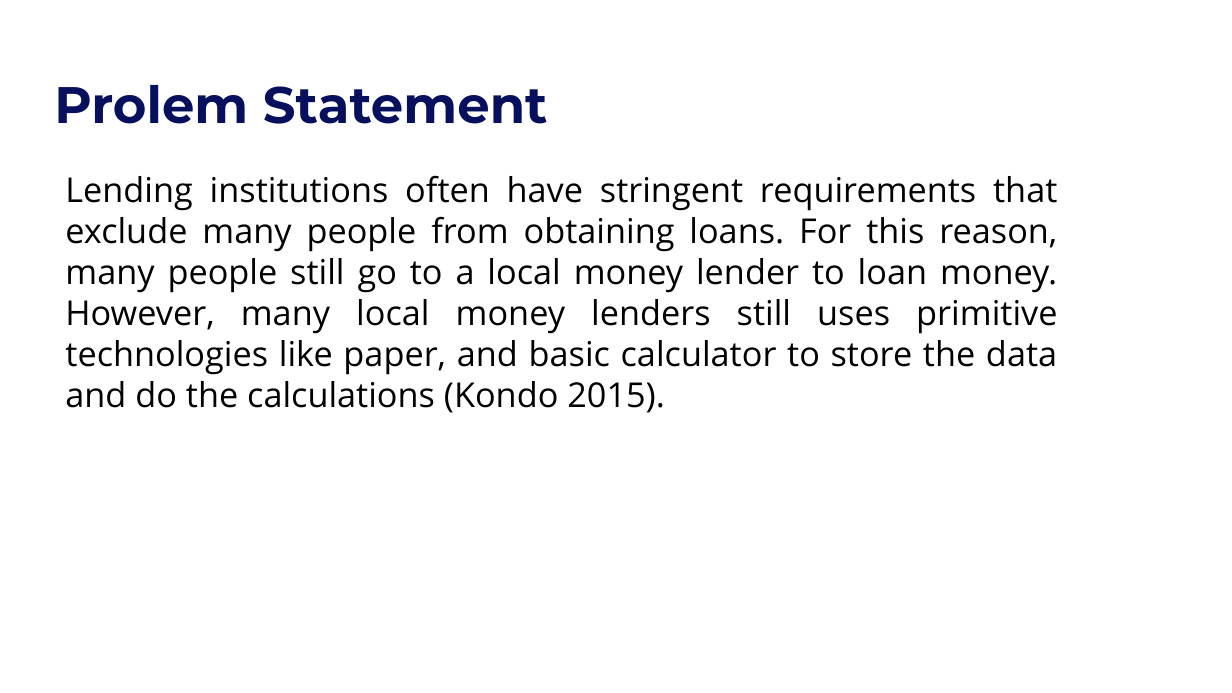
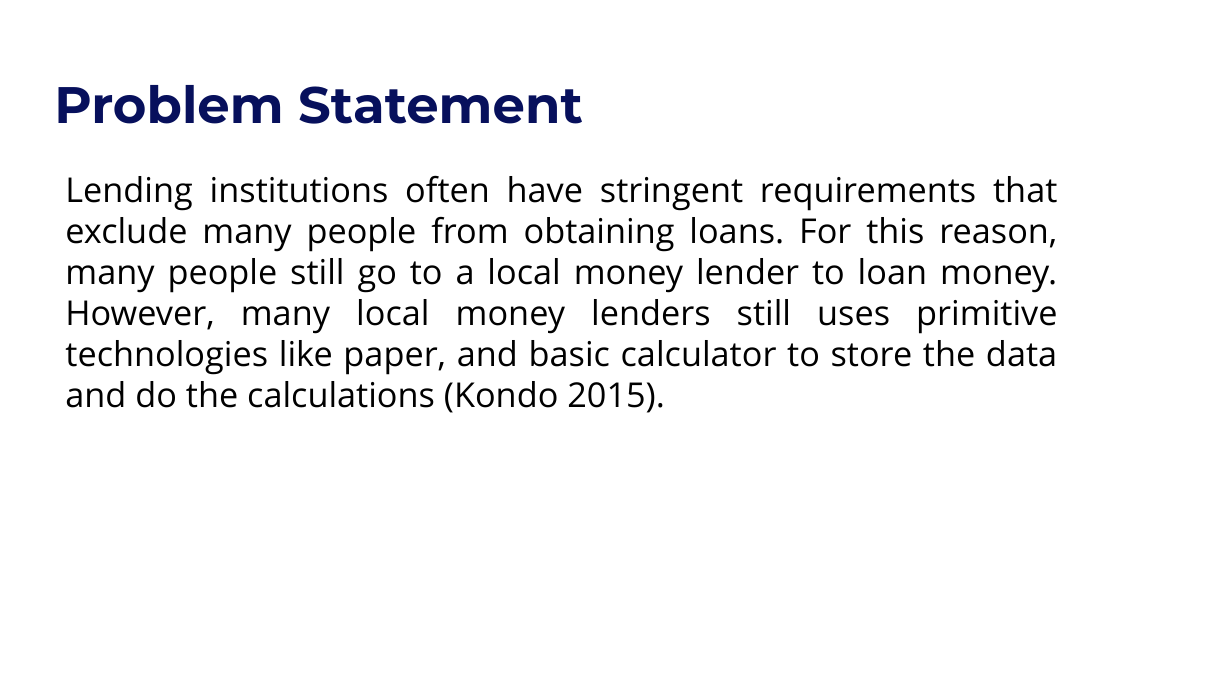
Before and after one commit to clydexavier/LoanEase, a slide deck: slide 3 of Salar-CX_CSci 23 _ Project Presentation.pptx. Drawn at 1232x693 pixels with LibreOffice and Linux fonts; fonts in the diff are those of the drawing. Boxes give left, top, right and bottom in pixels: in the first picture for what was removed or moved away, otherwise in the second. Text is boxed around its words. In the diff, an @@ line names an element or a change of style, - is before the commit and + after.

Commit message:
fixed typo

```diff
--- a/Salar-CX_CSci 23 _ Project Presentation.pptx
+++ b/Salar-CX_CSci 23 _ Project Presentation.pptx
@@ title at (54,85,583,124): text changed @@
-Prolem Statement
+Problem Statement
```
Also in this commit, not shown: 1 other slide changed.
